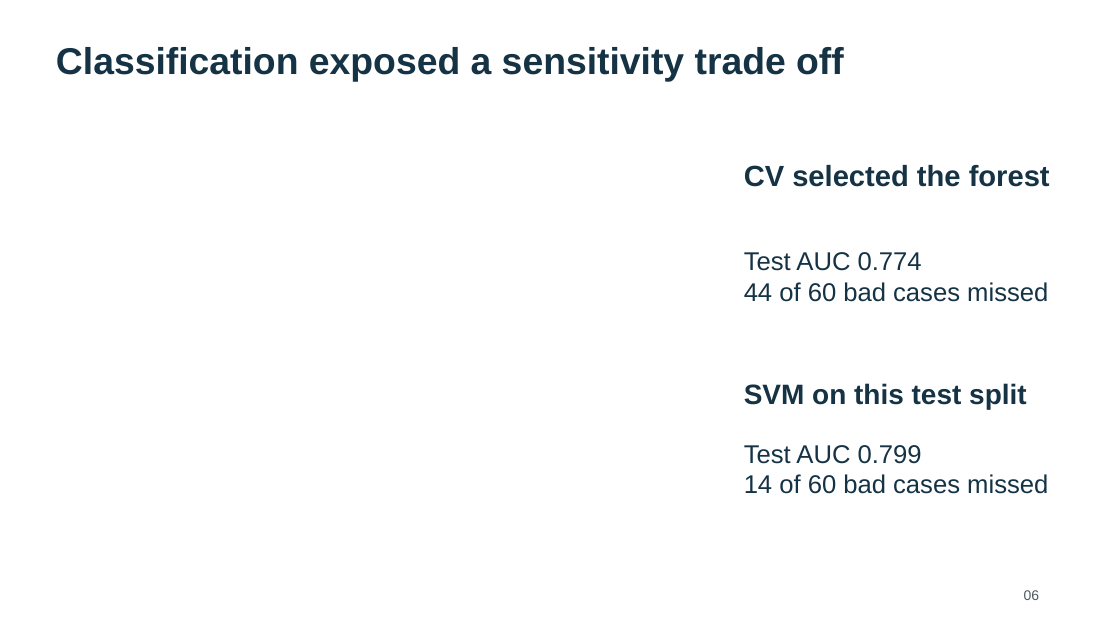
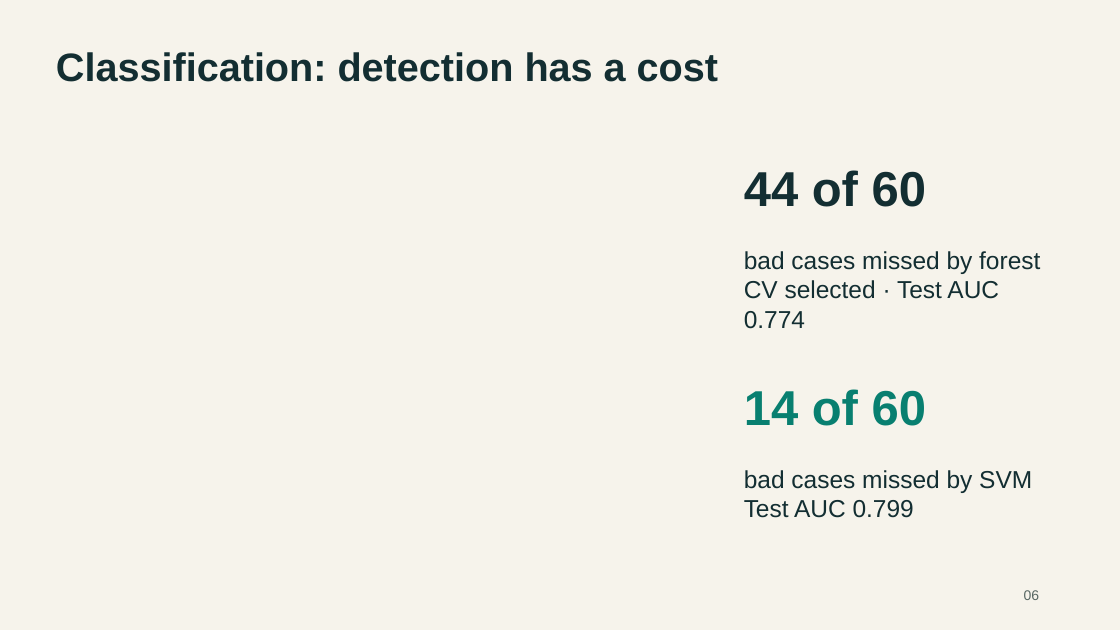
Before and after one commit to lebm646/MSCS_634_Deliverable_4, a slide deck: slide 6 of MSCS_634_Presentation.pptx. Drawn at 1120x630 pixels with LibreOffice and Linux fonts; fonts in the diff are those of the drawing. Boxes give left, top, right and bottom in pixels: in the first picture for what was removed or moved away, otherwise in the second. Text is boxed around its words. In the diff, an @@ line names an element or a change of style, - is before the commit and + after.

```diff
--- a/MSCS_634_Presentation.pptx
+++ b/MSCS_634_Presentation.pptx
@@ background #FFFFFF to #F6F3EB @@
@@ text at (56, 52, 718, 82): text changed; size 32 to 34 pt; text colour #153344 to #132E32 @@
-Classification exposed a sensitivity trade off
+Classification: detection has a cost
@@ text at (744, 170, 926, 207): text changed; size 25 to 42 pt; text colour #153344 to #132E32 @@
-CV selected the forest
+44 of 60
@@ text at (744, 251, 1040, 329): text changed; size 22 to 21 pt; text colour #153344 to #132E32 @@
-Test AUC 0.774
-44 of 60 bad cases missed
+bad cases missed by forest
+CV selected · Test AUC 0.774
@@ text at (744, 389, 926, 426): text changed; size 24 to 42 pt; text colour #153344 to #087F70 @@
-SVM on this test split
+14 of 60
@@ text at (744, 470, 1032, 493): paragraph added @@
+bad cases missed by SVM
@@ text at (744, 474, 1048, 494): paragraph removed @@
-14 of 60 bad cases missed
@@ text "bad cases missed by SVM": place and size @@
-text "bad cases missed by SVM" at (744, 445, 1048, 494)
+text "bad cases missed by SVM" at (744, 470, 1032, 518)
@@ text at (744, 500, 914, 518): size 22 to 21 pt, text colour #153344 to #132E32 in "Test AUC 0.799" @@
@@ text "06" at (1024, 590, 1040, 600): text colour #4D5A63 to #586763 @@
```
Also in this commit, not shown: 10 other slides changed.
